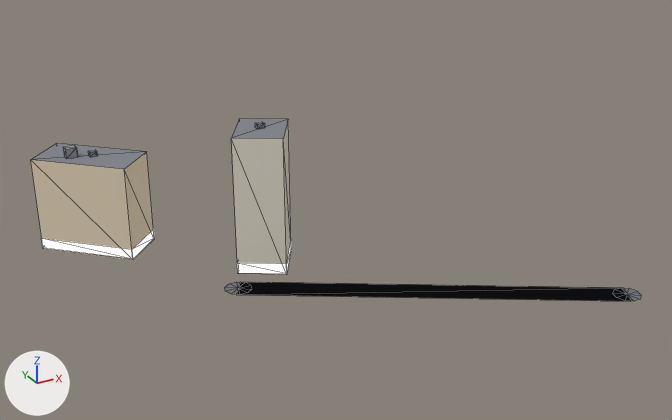
The glTF model apps/client/public/cities/moscow_synth/tiles/2_-4.glb: old version first, new version second.
One viewpoint serves both versions: a 50 mm lens placed at (494.9, 549.3, 128.7), pointed at (616.1, 769.6, 18.6). The axes (+X, +Y, +Z) are drawn at lower left. The lights are the same throughout. The picture after the commit comes second. Mesh edges are drawn as thin lines. Vertices at exactly the same position are counted once.
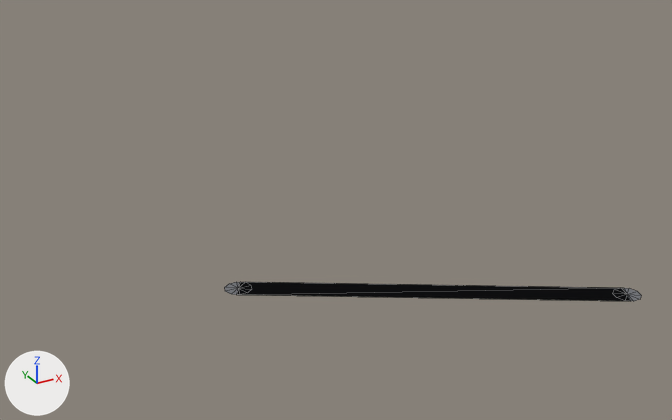
What changed in the scene script:
```text
Change me_mesh_0:
    used by ob_mesh_0; location = (0.0, 0.0, 0.0)
    remove me_mesh_0.from_pydata(...)  # 98 vertices, 88 faces; spans x 541.3..684.2, y 710.5..835.7, z 0.0..44.0
    add me_mesh_0.from_pydata(...)  # 26 vertices, 22 faces; spans x 580.7..684.2, y 710.5..774.9, z 0.0
    me_mesh_0 part 1: 13 loose pieces with 72 vertices, spanning x 541.3..609.7, y 771.9..835.7, z 0.0..44.0, are deleted
    remove me_mesh_0.materials.append(mat_facade)
    remove me_mesh_0.materials.append(mat_roof)
    remove me_mesh_0.materials.append(mat_shop)
```

Where the change shows, as pixel boxes [x1, y1, x2, y2] in the pictures (672 x 420 px):
'Mesh_0', reshaped (32% narrower, 89% shorter): before [31, 119, 641, 301]; after [225, 282, 641, 301]
part 1 of me_mesh_0, deleted: before [31, 119, 291, 275]
